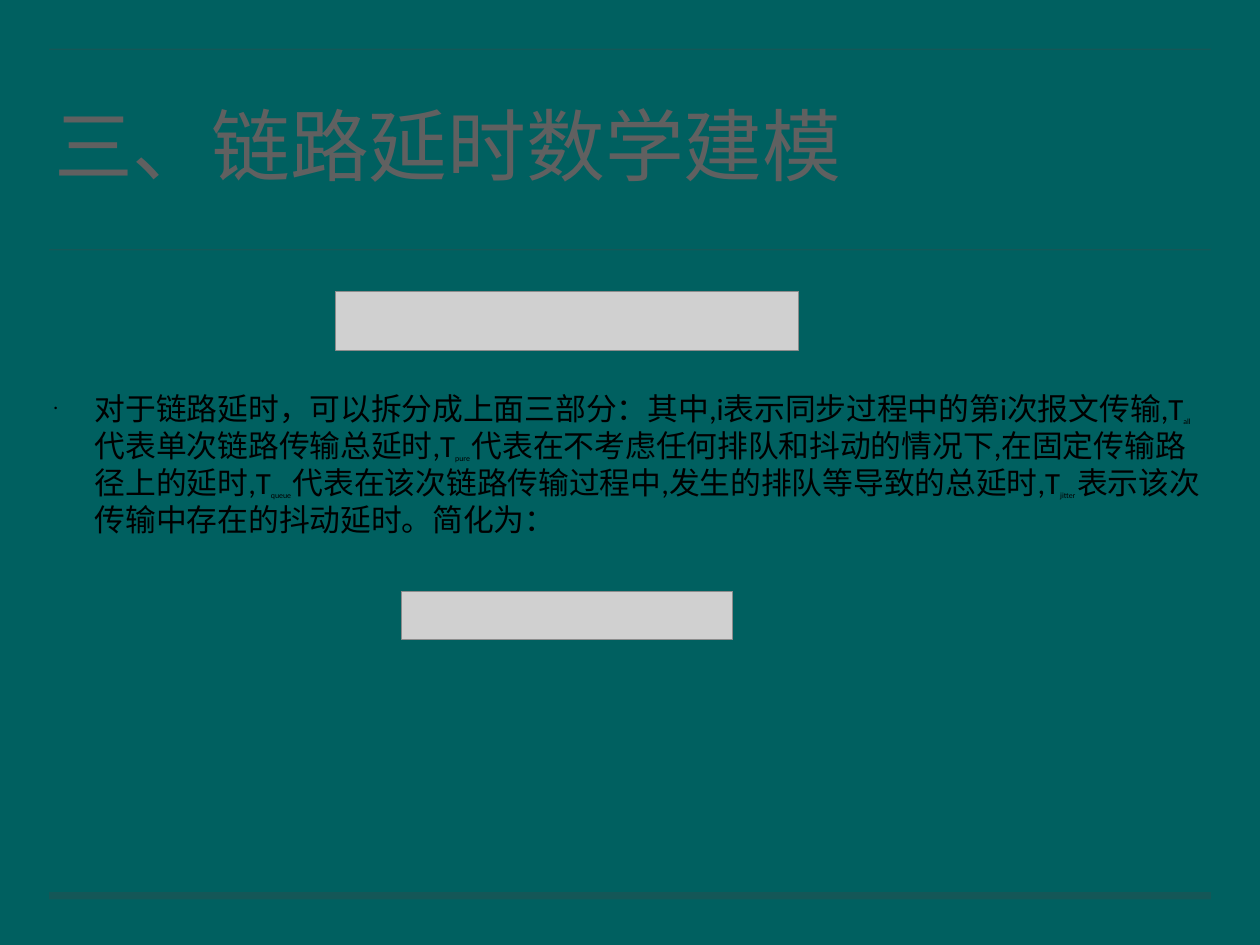
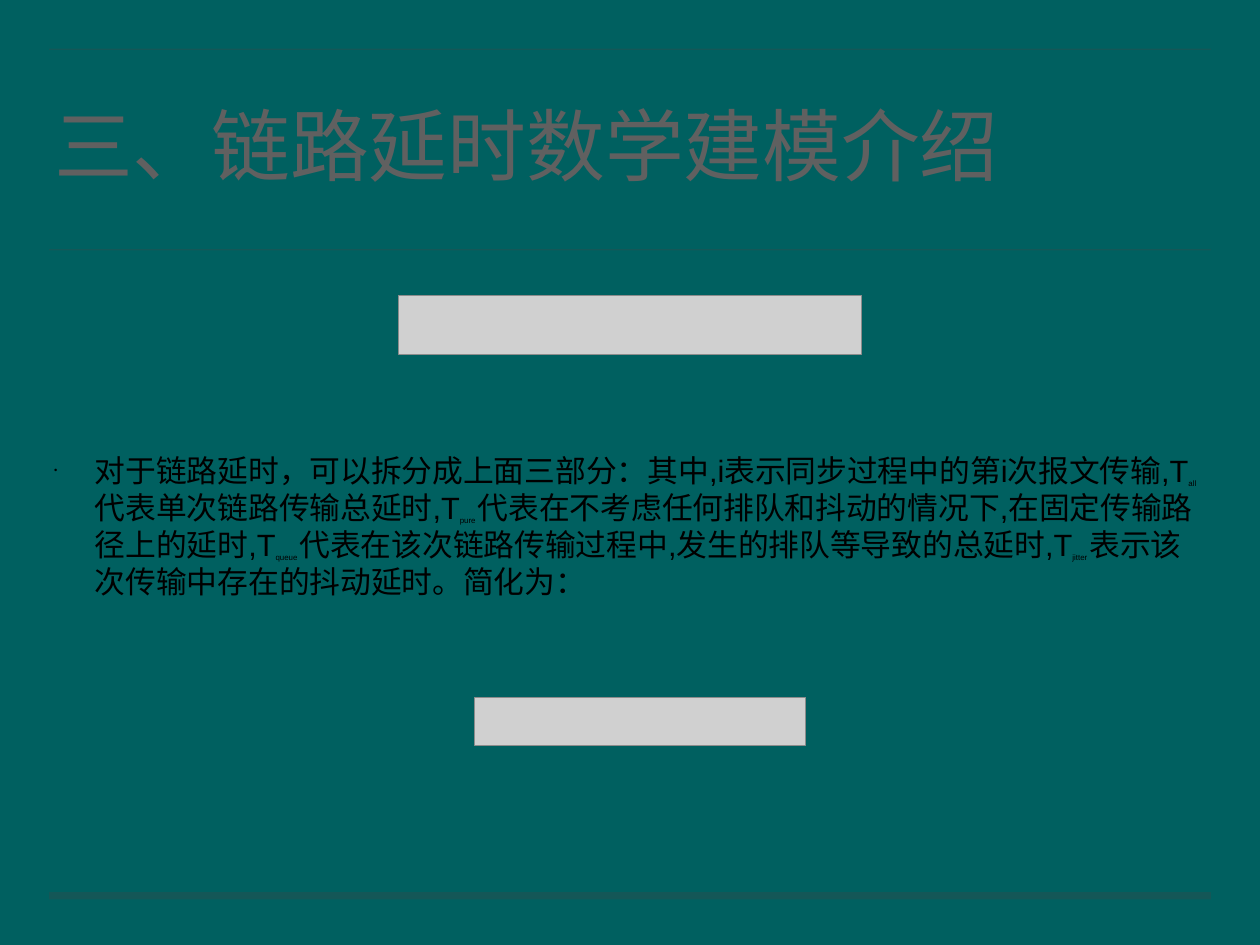
Before and after one commit to leochu1991/SJTUThesis, a slide deck: slide 17 of 答辩汇报/答辩汇报——尹捷.pptx. Drawn at 1260x945 pixels with LibreOffice and Linux fonts; fonts in the diff are those of the drawing; grey boxes stand for pictures; background and template pictures are left out. Boxes give left, top, right and bottom in pixels: in the first picture for what was removed or moved away, otherwise in the second. Text is boxed around its words. In the diff, an @@ line names an element or a change of style, - is before the commit and + after.

```diff
--- a/答辩汇报/答辩汇报——尹捷.pptx
+++ b/答辩汇报/答辩汇报——尹捷.pptx
@@ title at (50,58,1211,242): text changed; font Calibri to Arial @@
-三、链路延时数学建模
+三、链路延时数学建模介绍
@@ picture: place and size @@
-picture at (336,292,798,351)
+picture at (399,295,861,354)
@@ text "对于链路延时，可以拆分成上面三部分：其中,i表示同步过程中的第i次报文传输,Tall 代表单次链路传输总延时,Tpure ...": place and size @@
-text "对于链路延时，可以拆分成上面三部分：其中,i表示同步过程中的第i次报文传输,Tall 代表单次链路传输总延时,Tpure ..." at (95,394,1200,534)
+text "对于链路延时，可以拆分成上面三部分：其中,i表示同步过程中的第i次报文传输,Tall 代表单次链路传输总延时,Tpure ..." at (95,456,1193,596)
@@ text "对于链路延时，可以拆分成上面三部分：其中,i表示同步过程中的第i次报文传输,Tall 代表单次链路传输总延时,Tpure ..." at (95,456,1193,596): font Calibri to Arial @@
@@ picture: place and size @@
-picture at (401,591,733,639)
+picture at (475,697,806,745)
```
Also in this commit, not shown: 52 other slides changed, 35 other files.
